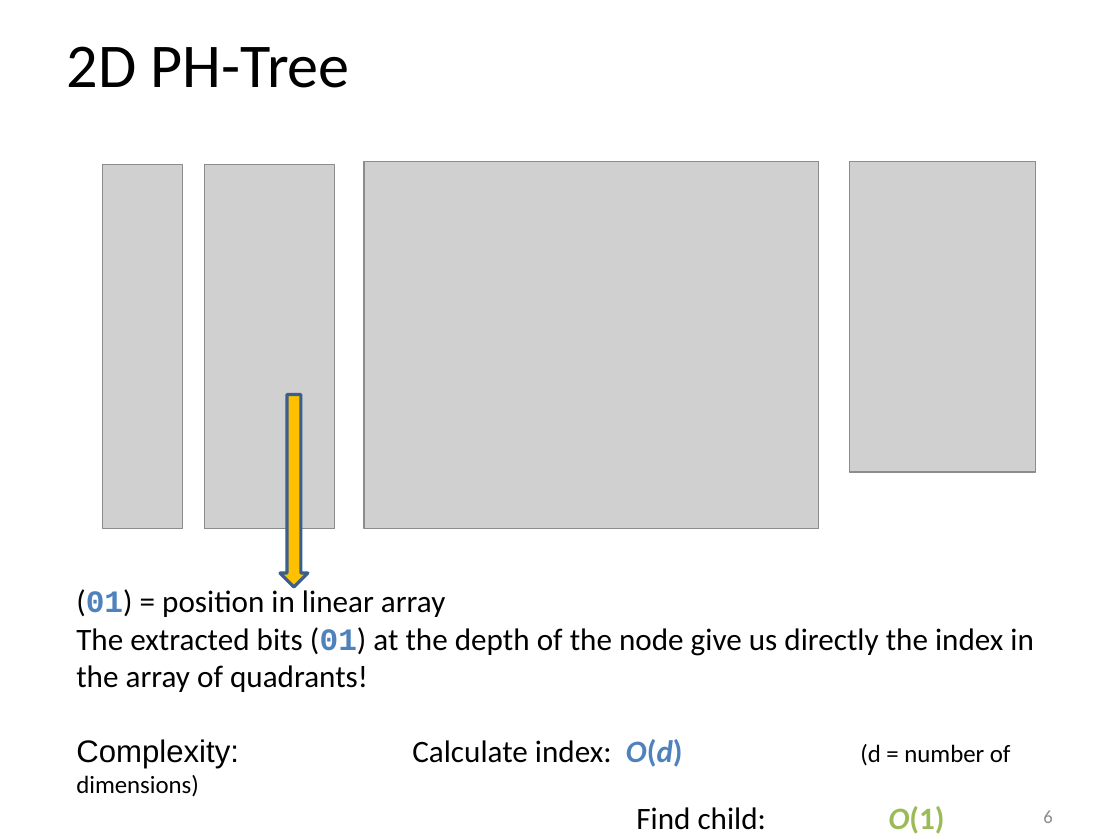
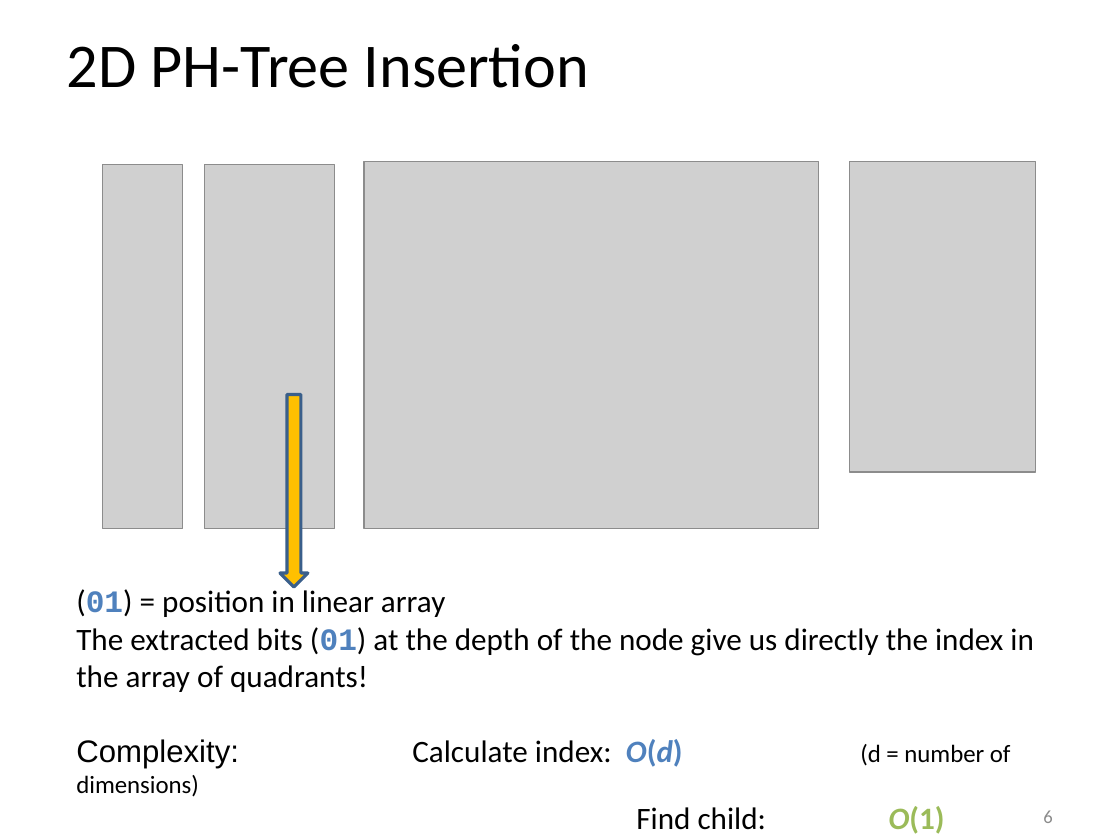
Before and after one commit to tzaeschke/phtree-site, a slide deck: slide 6 of originals/PH-tree-presentation-2018.odp. Drawn at 1120x840 pixels with LibreOffice and Linux fonts; fonts in the diff are those of the drawing; grey boxes stand for pictures. Boxes give left, top, right and bottom in pixels: in the first picture for what was removed or moved away, otherwise in the second. Text is boxed around its words. In the diff, an @@ line names an element or a change of style, - is before the commit and + after.

```diff
--- a/originals/PH-tree-presentation-2018.odp
+++ b/originals/PH-tree-presentation-2018.odp
@@ text at (67, 44, 589, 88): text changed @@
-2D PH-Tree
+2D PH-Tree Insertion
```
Also in this commit, not shown: 11 other slides changed, 8 slides added, 12 slides removed, 15 other files.
